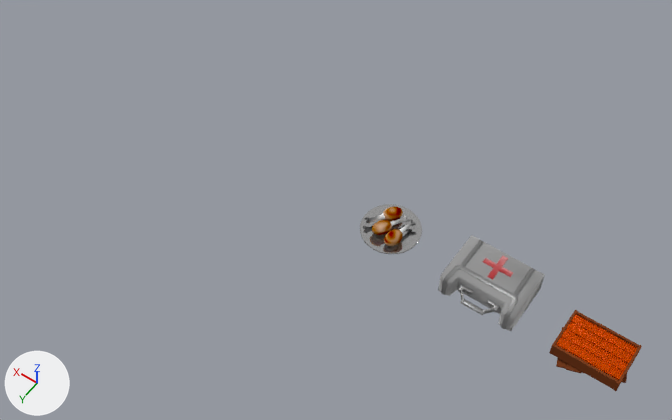
The Blender file Blender_Sources/Props/Pickups.blend as it was, and as the next commit left it.
Camera for both pictures: a 50 mm camera at (-0.96, 8.62, 13.45) aimed at (5.16, 0.04, -0.03). Arrows for +X, +Y and +Z are at lower left; the lights stay in place.
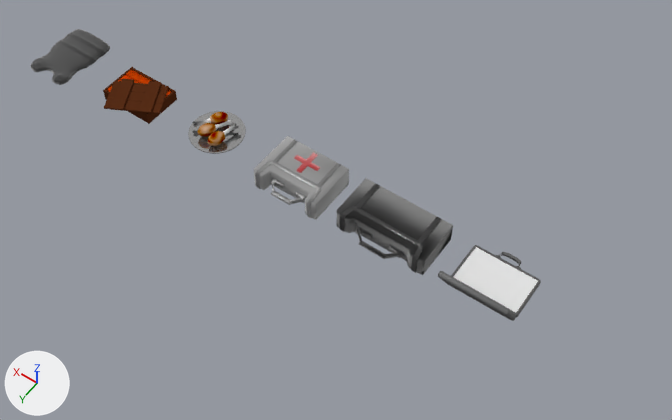
Boxes [x1, y1, x2, y2] around the edits, measured in the pictures (672 x 420 px; the box of a moved part takes in the faces that stretch with it):
'Cube.002', moved
    before: [438, 235, 545, 331]
    after: [254, 136, 349, 219]
'Cube.009', reshaped, moved (20% narrower, 29% shorter)
    before: [549, 310, 642, 391]
    after: [103, 67, 177, 124]
'Cube.000', added
    after: [337, 178, 453, 275]
    faces in mat_weapon_case: [337, 178, 453, 275]
    faces in mat_weapon_case__h: [340, 184, 442, 273]
'Cylinder', moved
    before: [360, 204, 422, 254]
    after: [188, 111, 246, 154]
'Plane', added
    after: [453, 247, 538, 312]
'Cube', added
    after: [30, 29, 110, 85]
    faces in mat_bodyarmor: [30, 29, 110, 85]
    faces in mat_belts: [31, 33, 105, 84]
'Cube.001', added
    after: [438, 245, 541, 321]
part 1 of me_cube_010, moved or reshaped (not visible before)
    after: [107, 90, 166, 104]
part 2 of me_cube_010, moved or reshaped
    before: [556, 358, 627, 383]
    after: [104, 99, 163, 114]
part 3 of me_cube_010, moved or reshaped (not visible before)
    after: [111, 81, 169, 95]
part 4 of me_cube_010, moved or reshaped
    before: [566, 363, 582, 373]
    after: [110, 79, 134, 111]
part 5 of me_cube_010, moved or reshaped (not visible before)
    after: [138, 81, 162, 113]

Edits to the bpy script that builds the scene:
```text
Add mat_weapon_case__h:
    mat_weapon_case__h = bpy.data.materials.new('Weapon_Case__h')
    # nodes: BsdfPrincipled, BsdfSheen, MixShader, OutputMaterial
    # colours: dark grey #626262, white #e9e9e9
Add mat_weapon_case:
    mat_weapon_case = bpy.data.materials.new('Weapon_Case')
    # nodes: BsdfPrincipled, BsdfSheen, MixShader, OutputMaterial
    # colours: black #2c2c2c
Add mat_bodyarmor:
    mat_bodyarmor = bpy.data.materials.new('BodyArmor')
    # nodes: BsdfPrincipled, BsdfSheen, MixShader, OutputMaterial
    # colours: black #393939
Add mat_belts:
    mat_belts = bpy.data.materials.new('Belts')
    # nodes: BsdfPrincipled, BsdfSheen, MixShader, OutputMaterial
    # colours: black #000000
Change me_cube_010:
    where me_cube_010.from_pydata(...)  # 10056 vertices, 8760 faces; spans x -0.462..0.471, y -0.36..0.418, z -0.242..0.023
    used by ob_cube_009; location = (0.0, 0.03, 0.21); rotation_euler = (0.0, 0.0, -3.142), in degrees (0, 0, -180); scale = (1.4, 1.4, 1.4)
    me_cube_010 part 1: the loose piece of 24 vertices spanning x -0.401..0.41, y -0.191..0.249, z -0.242..-0.212 is turned 8 degrees about the z axis through its middle, then moved by (0.076, -0.162, 0.264)
    me_cube_010 part 2: the loose piece of 24 vertices spanning x -0.339..0.471, y -0.36..0.08, z -0.242..-0.212 is turned 8 degrees about the z axis through its middle, then moved by (0.099, -0.152, 0.264)
    me_cube_010 part 3: the loose piece of 24 vertices spanning x -0.462..0.348, y -0.022..0.418, z -0.242..-0.212 is turned 8 degrees about the z axis through its middle, then moved by (0.053, -0.172, 0.264)
    me_cube_010 part 4: the loose piece of 24 vertices spanning x -0.369..0.002, y -0.351..0.272, z -0.212..-0.182 is turned 8 degrees about the z axis through its middle, then moved by (0.087, -0.188, 0.264)
    me_cube_010 part 5: the loose piece of 24 vertices spanning x 0.007..0.378, y -0.214..0.409, z -0.212..-0.182 is turned 8 degrees about the z axis through its middle, then moved by (0.064, -0.137, 0.264)
Change ob_cube_009:
    ob_cube_009.location: (0.0, 0.03, 0.21) -> (10.0, 0.03, 0.21)
Change ob_cylinder:
    ob_cylinder.location: (4.0, 0.0, 0.0) -> (8.0, 0.0, 0.0)
Change ob_cube_002:
    ob_cube_002.location: (2.0, 0.2, 0.34) -> (6.0, 0.2, 0.34)
Add ob_cube_000:
    ob_cube_000 = bpy.data.objects.new('Cube.000', me_cube_000)  # 228 vertices, 398 faces, 2 loose edges; spans x -0.8..0.8, y -0.85..0.46, z -0.34..0.18
    ob_cube_000.location = (4.0, 0.2, 0.34)
    ob_cube_000.scale = (1.16, 0.891, 0.891)
Add ob_cube:
    ob_cube = bpy.data.objects.new('Cube', me_cube)  # 88 vertices, 69 faces; spans x -0.67..0.67, y -1.16..0.71, z -0.05..0.07; modifiers SUBSURF
    ob_cube.location = (12.0, 0.2, 0.1)
    ob_cube.scale = (0.8, 0.8, 0.8)
Add ob_plane:
    ob_plane = bpy.data.objects.new('Plane', me_plane_001)  # 56 vertices, 14 faces; spans x -0.56..0.56, y -0.433..0.287, z 0.0; in mat_material (its picture is missing)
    ob_plane.parent = ob_cube_001
    ob_plane.location = (2.0, -0.32, 0.1)
    ob_plane.rotation_euler = (0.0, 0.0, -3.142)  # degrees (0, 0, -180)
    ob_plane.scale = (1.1, 1.1, 1.1)
Add ob_cube_001:
    ob_cube_001 = bpy.data.objects.new('Cube.001', me_cube_003)  # 480 vertices, 470 faces; spans x -0.75..0.75, y -0.59..1.21, z -0.87..0.12; in mat_suitcase_black (dark grey #676767)
    ob_cube_001.location = (2.0, 0.2, 0.1)
    ob_cube_001.rotation_euler = (0.0, -3.142, -3.142)  # degrees (0, -180, -180)
    ob_cube_001.scale = (0.88, 0.88, 0.88)
```
